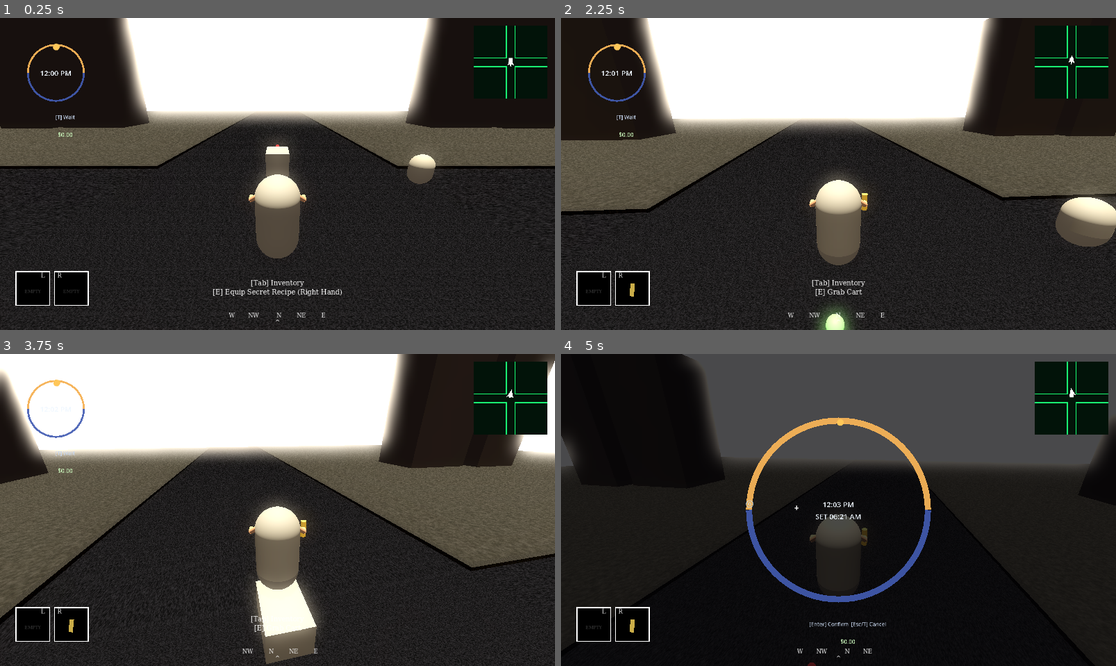
Above: before the commit, frames 1-4 (two rows, left to right).
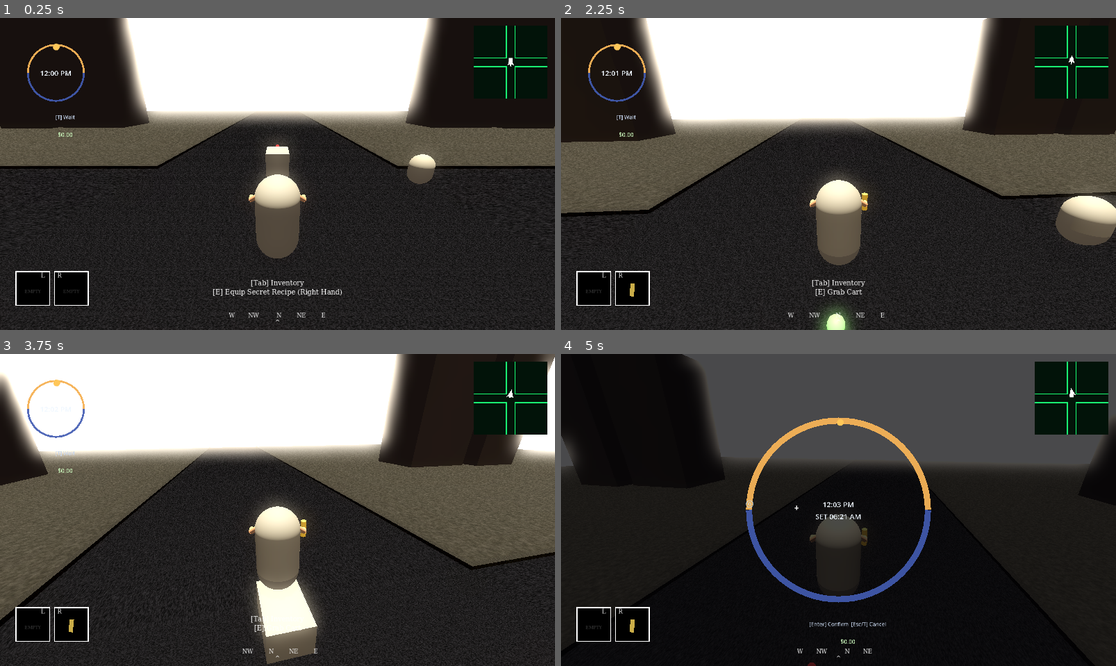
Above: after the commit, the same moments.

Repository: miles5g/paletero
Game: Godot game, scene res://world.tscn
Same seed, same stepped clock (60 frames per second), same inputs: the game is played once before the commit and once after it.
Inputs (mouse positions are in pixels of both pictures, inside the frame that each line leads up to):
- Up to frame 1 (0.25 s): no input
- Up to frame 2 (2.25 s): tap Enter at 0.5 s; move the mouse to (866, 174) at 0.52 s; hold Ctrl (crouch) 0.53-1.28 s; hold W (move_forward) from 0.53 s (still down); click (866, 174) at 0.67 s; tap Space (jump) at 0.77, 1.52 s; move the mouse to (810, 174) at 1.27 s; tap E (interact) at 1.35 s; click (810, 174) at 1.42 s; move the mouse to (849, 167) at 2.02 s; hold Shift (sprint) from 2.03 s (still down); click (849, 167) at 2.17 s
- Up to frame 3 (3.75 s): keep holding W (move_forward); move the mouse to (271, 516) at 2.77 s; release Shift (sprint) at 2.78 s; tap Enter at 2.85 s; click (271, 516) at 2.92 s; tap Space (jump) at 3.02 s; move the mouse to (316, 513) at 3.52 s; hold Keypad Enter from 3.53 s (still down); click (316, 513) at 3.67 s
- Up to frame 4 (5 s): keep holding W (move_forward); tap Space (jump) at 3.77, 4.52 s; move the mouse to (794, 506) at 4.27 s; release Keypad Enter at 4.28 s; tap T at 4.35 s; click (794, 506) at 4.42 s

The runs differ from the first frame. In frame 1, less than 0.1% of the frame differs, in the area x 49-51%, y 91-94%; in frame 2, 3.1%, in the area x 0-100%, y 0-100%; in frame 3, 3.0%; in frame 4, less than 0.1%.

Commit message:
Add fast-flick camera roll for subtle turn immersion.
This adds a lightweight right-flick roll effect with tuned lower intensity and a higher trigger threshold so normal look movement stays stable while fast flicks get a brief cinematic tilt.

Co-authored-by: Cursor <cursoragent@cursor.com>

Diff:
--- a/player.gd
+++ b/player.gd
@@ -14,6 +14,11 @@
 
 @export var push_force: float = 2.0
 @export var mouse_sensitivity: float = 0.0025
+## Camera flick-roll: adds a small tilt on fast right flicks for extra feel.
+@export var cam_flick_roll_deg: float = 1.4
+@export var cam_flick_roll_threshold: float = 42.0
+@export var cam_flick_roll_snap_speed: float = 16.0
+@export var cam_flick_roll_return_speed: float = 9.0
 ## Cart planar coupling while pushing: weak spring to leash point + velocity tracking (no mega-springs).
 @export var cart_couple_stiffness: float = 380.0
 @export var cart_velocity_gain_moving: float = 52.0
@@ -100,6 +105,7 @@
 var _wait_t_prev_down: bool = false
 var inventory_list: Array[ItemResource] = []
 var _camera_steer_tip_debug: MeshInstance3D = null
+var _cam_flick_roll_target_deg: float = 0.0
 
 func _ready() -> void:
 	Input.mouse_mode = Input.MOUSE_MODE_CAPTURED
@@ -167,6 +173,9 @@
 	if event is InputEventMouseMotion and Input.mouse_mode == Input.MOUSE_MODE_CAPTURED and _camera and not _is_inventory_menu_open():
 		rotate_y(-event.relative.x * mouse_sensitivity)
 		_camera.rotate_object_local(Vector3.RIGHT, -event.relative.y * mouse_sensitivity)
+		# Right flicks briefly roll camera for a more tactile turn feeling.
+		if event.relative.x > cam_flick_roll_threshold:
+			_cam_flick_roll_target_deg = -cam_flick_roll_deg
 		var pitch := _camera.rotation_degrees.x
 		_camera.rotation_degrees.x = clampf(pitch, -80.0, 80.0)
 
@@ -227,6 +236,7 @@
 		velocity.z = move_toward(velocity.z, 0, move_speed)
 
 	move_and_slide()
+	_update_camera_flick_roll(delta)
 	_update_free_arms_visual(delta, input_dir.length() > 0.01 and is_on_floor())
 	_update_held_items_transform()
 	_update_player_occlusion_fade(delta)
@@ -1060,6 +1070,16 @@
 		v += face * back_speed
 		cart.linear_velocity = v
 
+
+func _update_camera_flick_roll(delta: float) -> void:
+	if _camera == null or not is_instance_valid(_camera):
+		return
+	# Fast blend toward the flick target, then decay target back to neutral.
+	var z := _camera.rotation_degrees.z
+	z = lerpf(z, _cam_flick_roll_target_deg, clampf(cam_flick_roll_snap_speed * delta, 0.0, 1.0))
+	_camera.rotation_degrees.z = z
+	_cam_flick_roll_target_deg = lerpf(_cam_flick_roll_target_deg, 0.0, clampf(cam_flick_roll_return_speed * delta, 0.0, 1.0))
+
 func _detach_from_cart() -> void:
 	var cart := current_cart
 	if cart != null:
